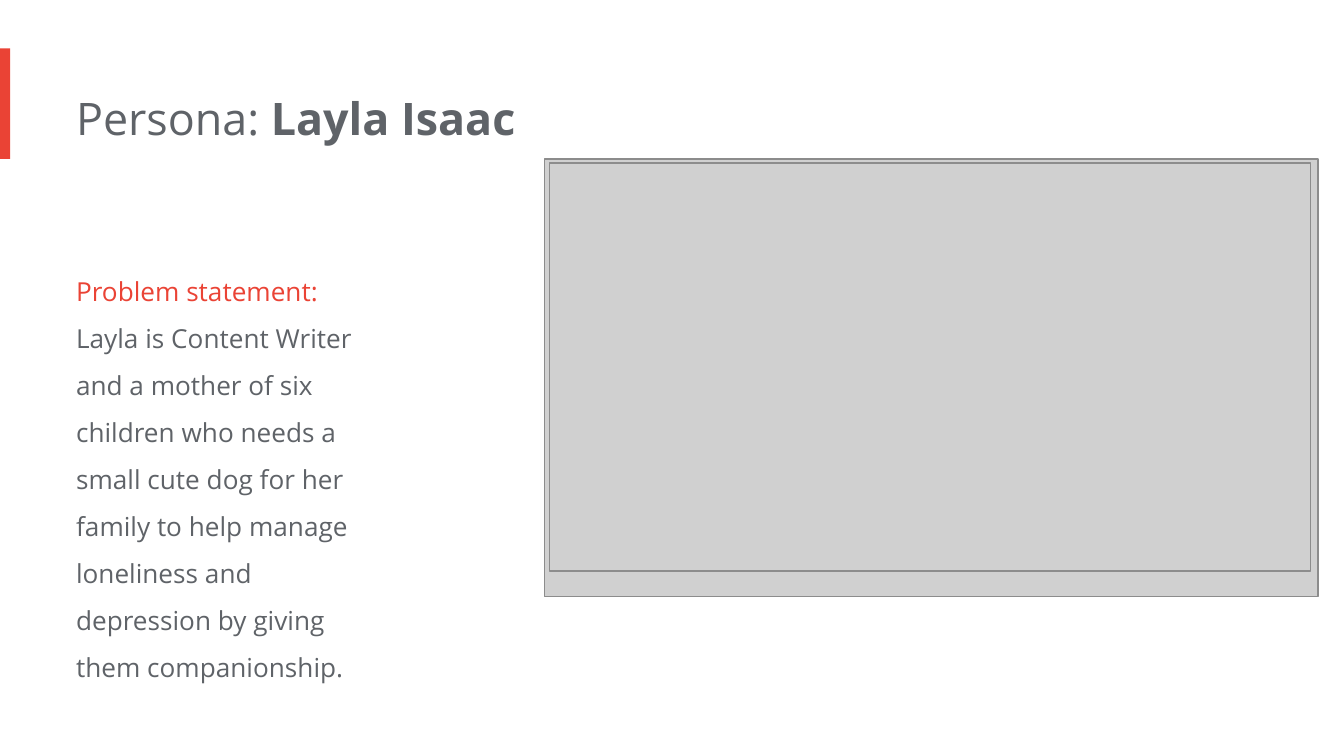
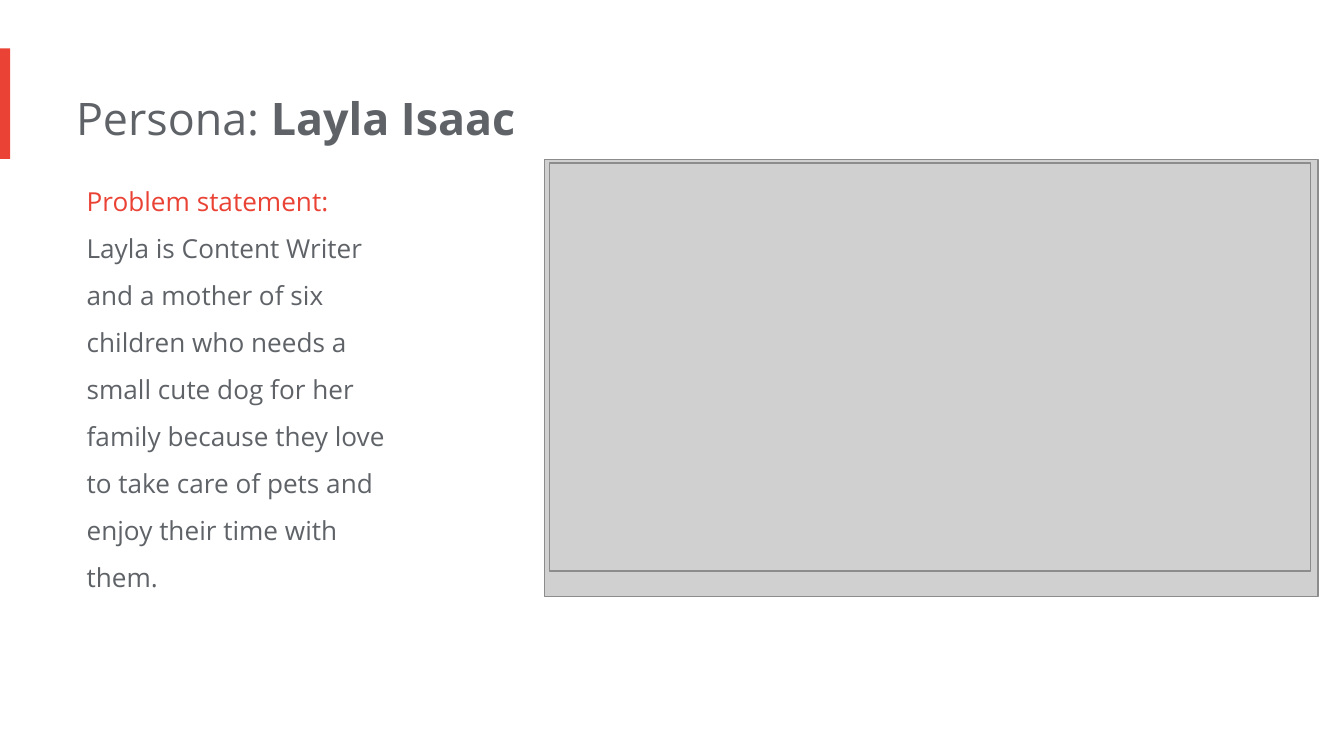
Before and after one commit to adex-badr18/google-ux-design, a slide deck: slide 8 of 02-ux-design-process/Case-study-slide-deck-Portfolio-Project1.pptx. Drawn at 1344x756 pixels with LibreOffice and Linux fonts; fonts in the diff are those of the drawing; grey boxes stand for pictures; background and template pictures are left out. Boxes give left, top, right and bottom in pixels: in the first picture for what was removed or moved away, otherwise in the second. Text is boxed around its words. In the diff, an @@ line names an element or a change of style, - is before the commit and + after.

Commit message:
Add activity files for problem/hypothesis statement

```diff
--- a/02-ux-design-process/Case-study-slide-deck-Portfolio-Project1.pptx
+++ b/02-ux-design-process/Case-study-slide-deck-Portfolio-Project1.pptx
@@ text "Problem statement:": place and size @@
-text "Problem statement:" at <box>76,281,352,684</box>
+text "Problem statement:" at <box>87,191,385,588</box>
@@ text at <box>87,238,385,588</box>: text changed @@
-Layla is Content Writer and a mother of six children who needs a small cute dog for her family to help manage loneliness and depression by giving them companionship.
+Layla is Content Writer and a mother of six children who needs a small cute dog for her family because they love to take care of pets and enjoy their time with them.
```
Also in this commit, not shown: 4 other slides changed, 14 other files.
